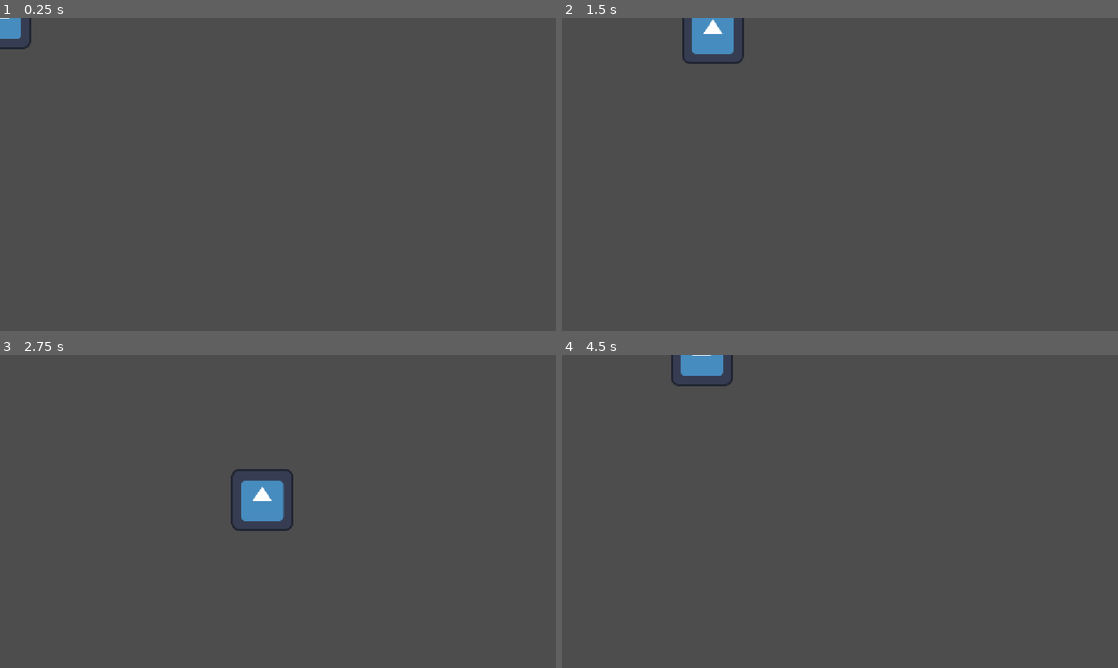
Above: before the commit, frames 1-4 (two rows, left to right).
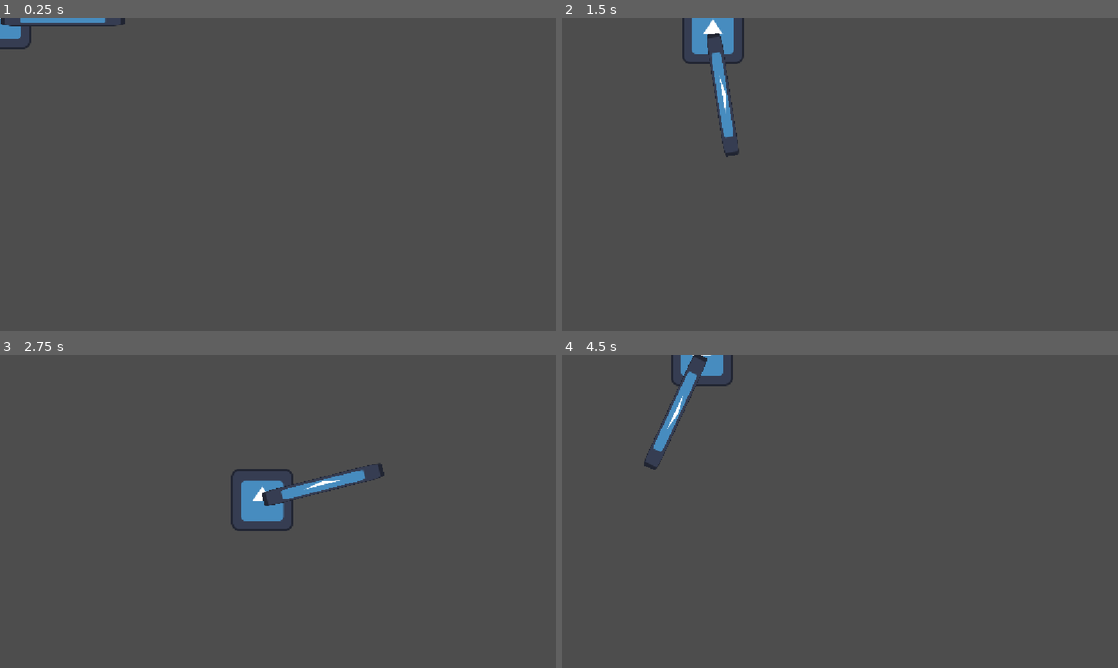
Above: after the commit, the same moments.

Repository: CplCanuck/mru-hacks-2026
Game: Godot game, scene res://assets/objects/player.tscn
Same seed, same stepped clock (60 frames per second), same inputs: the game is played once before the commit and once after it. This scene is started directly instead of the project's main scene. The engine's default icon, where the game draws it, is replaced by a stand-in: a white triangle on a blue panel in a dark square.
Inputs (mouse positions are in pixels of both pictures, inside the frame that each line leads up to):
- Up to frame 1 (0.25 s): no input
- Up to frame 2 (1.5 s): tap Enter at 0.5 s; move the mouse to (962, 158) at 0.52 s; hold D (right) 0.53-1.28 s; click (962, 158) at 0.6 s; move the mouse to (728, 190) at 1.27 s; hold S (down) from 1.28 s (still down); click (728, 190) at 1.35 s
- Up to frame 3 (2.75 s): move the mouse to (333, 442) at 2.02 s; release S (down) at 2.03 s; hold D (right) from 2.03 s (still down); click (333, 442) at 2.1 s
- Up to frame 4 (4.5 s): move the mouse to (812, 574) at 2.77 s; release D (right) at 2.78 s; hold W (up) 2.78-3.53 s; click (812, 574) at 2.85 s; move the mouse to (1006, 558) at 3.52 s; hold A (left) from 3.53 s (still down); click (1006, 558) at 3.6 s; move the mouse to (673, 464) at 4.27 s; click (673, 464) at 4.35 s

The runs differ from the first frame. In frame 1, 0.4% of the frame differs, in the area x 0-23%, y 0-3%; in frame 2, 0.8%; in frame 3, 0.8%, in the area x 47-70%, y 34-49%; in frame 4, 0.8%.

Commit message:
Add Attack Pivot Rotation

Diff:
--- a/assets/objects/player.gd
+++ b/assets/objects/player.gd
@@ -4,7 +4,12 @@
 @export var acceleration = 2000.0
 @export var friction = 1500.0
 
-func _physics_process(delta):
+@onready var attack_pivot: Marker2D = $"Attack Pivot"
+
+func _process(_delta: float) -> void:
+	handle_attack_click()
+
+func _physics_process(delta: float) -> void:
 	handle_movement(delta)
 	move_and_slide()
 
@@ -15,3 +20,11 @@
 		velocity = velocity.move_toward(input_direction * max_speed, acceleration * delta)
 	else:
 		velocity = velocity.move_toward(Vector2.ZERO, friction * delta)
+
+func handle_attack_click():
+	if Input.is_action_just_pressed("attack"):
+		# set attack direction
+		attack_pivot.rotation = global_position.direction_to(get_global_mouse_position()).angle()
+		# trigger attack animation
+		pass
+	pass
--- a/assets/objects/player.tscn
+++ b/assets/objects/player.tscn
@@ -2,6 +2,7 @@
 
 [ext_resource type="Script" uid="uid://jok3quvn6ga6" path="res://assets/objects/player.gd" id="1_5pvfp"]
 [ext_resource type="Texture2D" uid="uid://bo61ecx5a02ga" path="res://icon.svg" id="1_ikdab"]
+[ext_resource type="Texture2D" uid="uid://iqj0shaupgj8" path="res://assets/sprites/icon.svg" id="3_jg13i"]
 
 [sub_resource type="CircleShape2D" id="CircleShape2D_bi8p6"]
 radius = 70.0
@@ -14,3 +15,10 @@
 
 [node name="Icon" type="Sprite2D" parent="." unique_id=1374197492]
 texture = ExtResource("1_ikdab")
+
+[node name="Attack Pivot" type="Marker2D" parent="." unique_id=1688328193]
+
+[node name="Sprite2D" type="Sprite2D" parent="Attack Pivot" unique_id=693191814]
+position = Vector2(130, 0)
+scale = Vector2(2, 0.25)
+texture = ExtResource("3_jg13i")
